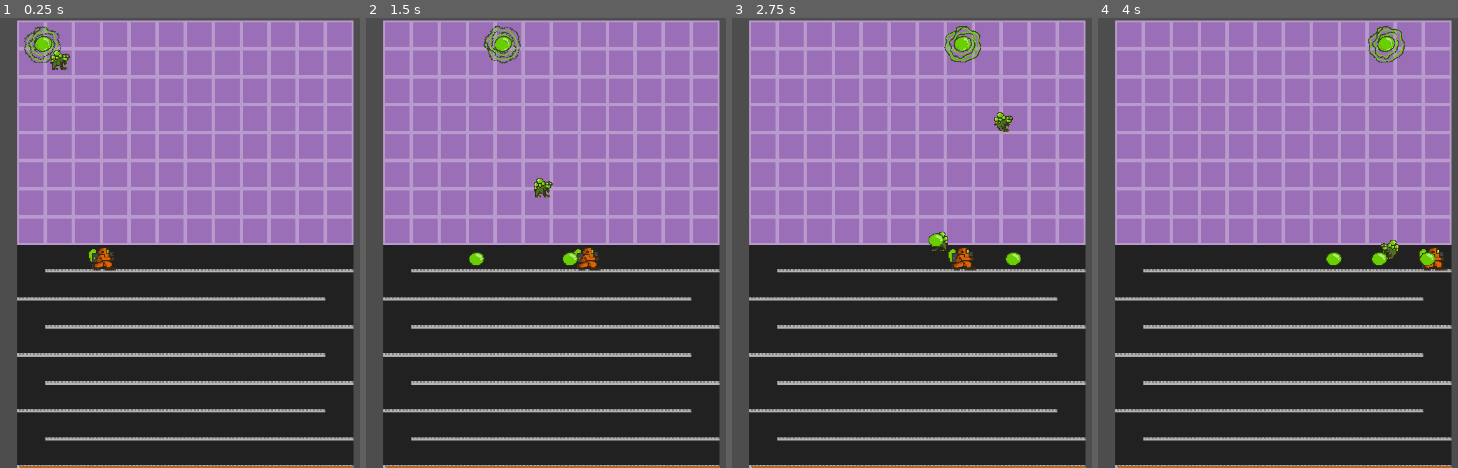
Above: before the commit, frames 1-4 (left to right).
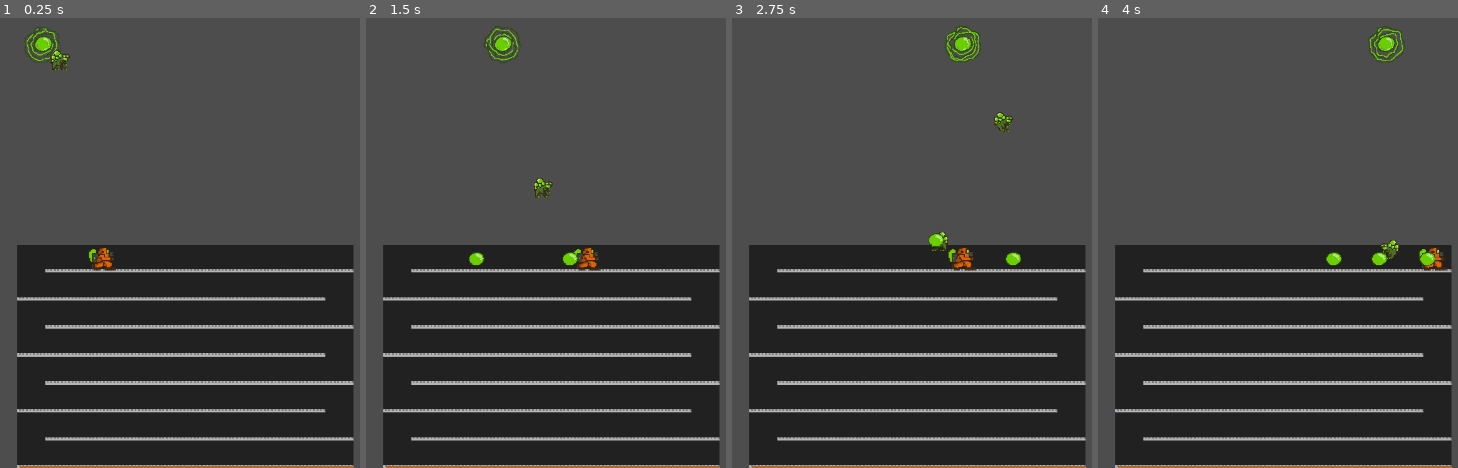
Above: after the commit, the same moments.

Repository: KrolPolski/Finnish-Game-Jam-2025
Game: Godot game, scene res://scenes/level_1.tscn
The game is run twice, just before and just after one commit, with the same random seed, the same clock (stepped at 60 frames per second) and the same inputs.
Inputs:
- Up to frame 1 (0.25 s): no input
- Up to frame 2 (1.5 s): tap Enter at 0.5 s; hold D (move_right) from 0.53 s (still down); tap Space (drop_bubble) at 0.6, 1.35 s; tap W (climb_up) at 0.77 s
- Up to frame 3 (2.75 s): tap W (climb_up) at 1.52 s; release D (move_right) at 2.03 s; hold A (move_left) from 2.03 s (still down); tap Space (drop_bubble) at 2.1 s
- Up to frame 4 (4 s): release A (move_left) at 2.78 s; hold D (move_right) from 2.78 s (still down); tap Space (drop_bubble) at 2.85, 3.6 s; tap W (climb_up) at 3.02, 3.77 s

The runs differ from the first frame. In frame 1, 46% of the frame differs, in the area x 4-99%, y 0-51%; in frame 2, 46%; in frame 3, 46%; in frame 4, 46%.

Commit message:
adds background to the game scene

Diff:
--- a/scenes/level_1.tscn
+++ b/scenes/level_1.tscn
@@ -1,16 +1,17 @@
-[gd_scene load_steps=24 format=4 uid="uid://clo6cylv8dslo"]
-
-[ext_resource type="Texture2D" uid="uid://clqp2k1834hig" path="res://assets/tilesets/level1_floor.png" id="1_qvcpk"]
-[ext_resource type="Texture2D" uid="uid://b0sae5mprcwrg" path="res://assets/tilesets/level1_sky.png" id="2_xi0ms"]
+[gd_scene load_steps=25 format=4 uid="uid://clo6cylv8dslo"]
+
+[ext_resource type="Texture2D" uid="uid://dt1nj7g68opvd" path="res://assets/tilesets/level1_floor.png" id="1_qvcpk"]
+[ext_resource type="Texture2D" uid="uid://1jkauo3ttphr" path="res://assets/tilesets/level1_sky.png" id="2_xi0ms"]
 [ext_resource type="Script" path="res://scenes/area_2d.gd" id="3_lbnyv"]
 [ext_resource type="PackedScene" uid="uid://cmfrpqlcr1vws" path="res://scenes/mob.tscn" id="4_mkim1"]
-[ext_resource type="Texture2D" uid="uid://2fy856aimvp7" path="res://assets/character_sprites/portal_sprite_1.PNG" id="5_2et8h"]
+[ext_resource type="Texture2D" uid="uid://dbuwcqmu0gx0i" path="res://assets/character_sprites/portal_sprite_1.PNG" id="5_2et8h"]
 [ext_resource type="Script" path="res://player_movement.gd" id="6_dhlg7"]
-[ext_resource type="Texture2D" uid="uid://buy37hkbfursr" path="res://assets/character_sprites/player_sprite_1.png" id="7_ayfcc"]
-[ext_resource type="Texture2D" uid="uid://bkh04kjcyb7cj" path="res://assets/character_sprites/portal_sprite_2.PNG" id="7_urhyx"]
-[ext_resource type="Texture2D" uid="uid://drr8y6dqjjxr7" path="res://assets/character_sprites/portal_sprite_3.PNG" id="8_rom5f"]
-[ext_resource type="Texture2D" uid="uid://dy11kyb8xxjo1" path="res://assets/character_sprites/portal_sprite_4.PNG" id="9_ue5ku"]
-[ext_resource type="Texture2D" uid="uid://b1xe6grbfqkl0" path="res://assets/character_sprites/portal_sprite_5.PNG" id="10_gmiu3"]
+[ext_resource type="Texture2D" uid="uid://cl0kb31nuay68" path="res://assets/character_sprites/player_sprite_1.png" id="7_ayfcc"]
+[ext_resource type="Texture2D" uid="uid://cmacqhlndod8a" path="res://assets/character_sprites/portal_sprite_2.PNG" id="7_urhyx"]
+[ext_resource type="Texture2D" uid="uid://duci0ua3wghax" path="res://assets/character_sprites/portal_sprite_3.PNG" id="8_rom5f"]
+[ext_resource type="Texture2D" uid="uid://cfnr0kgxx50q1" path="res://assets/character_sprites/portal_sprite_4.PNG" id="9_ue5ku"]
+[ext_resource type="Texture2D" uid="uid://ccwsacmv278re" path="res://assets/character_sprites/portal_sprite_5.PNG" id="10_gmiu3"]
+[ext_resource type="Texture2D" uid="uid://dng46w2qobh7x" path="res://assets/tilesets/background_light.png" id="12_qxyaj"]
 
 [sub_resource type="TileSetAtlasSource" id="TileSetAtlasSource_suouw"]
 texture = ExtResource("1_qvcpk")
@@ -85,6 +86,7 @@
 collision_enabled = false
 
 [node name="Sky" type="TileMapLayer" parent="Tilemaps"]
+visible = false
 position = Vector2(362, 721)
 scale = Vector2(2.8, 2.8)
 tile_map_data = PackedByteArray("AAAAAPf/AAAAAAAAAAABAPf/AAAAAAAAAAACAPf/AAAAAAAAAAADAPf/AAAAAAAAAAAEAPf/AAAAAAAAAAAFAP …(1456 unchanged characters)…
@@ -197,7 +199,6 @@
 
 [node name="CollisionShape2D" type="CollisionShape2D" parent="Platform2/Under_platform" groups=["under_platform"]]
 position = Vector2(-1.99997, 1.86426)
-scale = Vector2(1, 1)
 shape = SubResource("RectangleShape2D_1nnb0")
 
 [node name="Over_platform" type="Area2D" parent="Platform2" groups=["over_platform"]]
@@ -377,7 +378,6 @@
 
 [node name="CollisionShape2D" type="CollisionShape2D" parent="Floor"]
 position = Vector2(-71.0518, -22)
-scale = Vector2(1, 1)
 shape = SubResource("RectangleShape2D_1aje3")
 
 [node name="ColorRect" type="ColorRect" parent="Floor"]
@@ -397,5 +397,9 @@
 position = Vector2(906.344, 330.312)
 shape = SubResource("RectangleShape2D_y4ot2")
 
+[node name="Sprite2D" type="Sprite2D" parent="."]
+position = Vector2(632, 176)
+texture = ExtResource("12_qxyaj")
+
 [connection signal="area_entered" from="Player/player_area" to="Player" method="_on_player_area_area_entered"]
 [connection signal="area_exited" from="Player/player_area" to="Player" method="_on_player_area_area_exited"]
Not shown: 1 places in scenes/mob.tscn that only renumber resources
